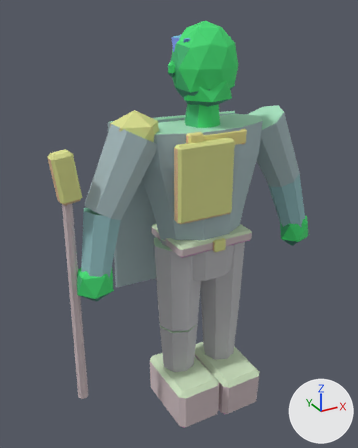
The glTF model assets/exports/npc/npc_raider_down_r_v01.glb, before and after one commit.
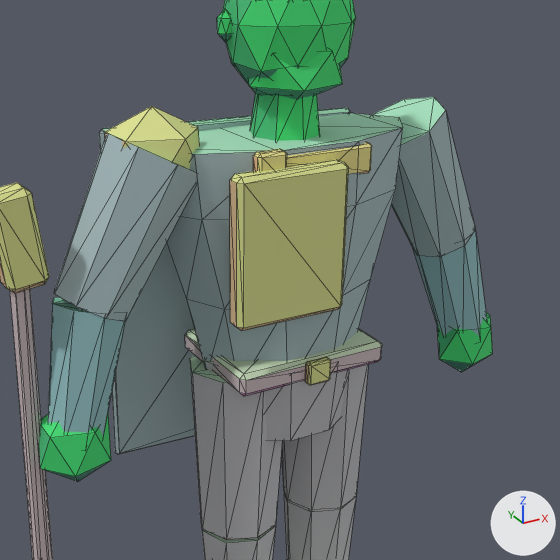
There are two pictures of each version: one whole from a 50 mm lens placed at (-1.212, -1.978, 2.084), pointed at (-0.093, 0.056, 1.067), one close up on the part from 16% to 96% of the width and 12% to 76% of the height. Arrows for +X, +Y and +Z are at lower right; the lights stay in place. The last two pictures show the newer version. The close-ups show mesh edges as thin lines. Vertices at exactly the same position are counted once.

The first close-up shows 'GEO_npc_raider_down_r_v01'.
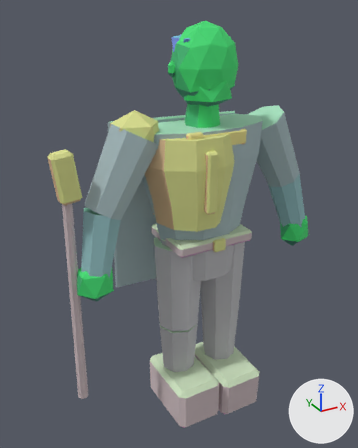
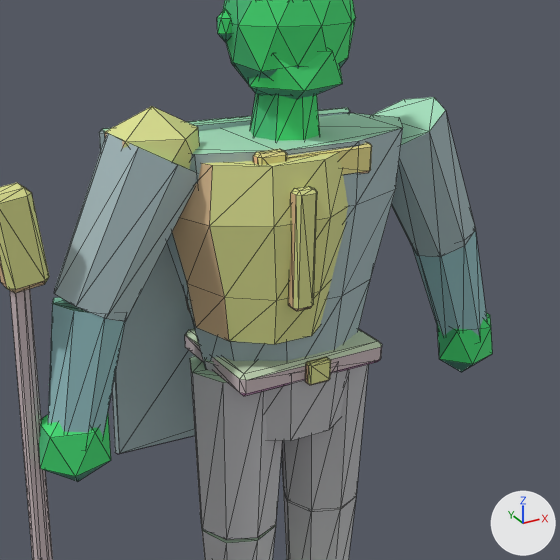
Where the change shows, as pixel boxes (x1, y1, x2, y2) in the close-ups (560 x 560 px; the box of a moved part takes in the faces that stretch with it):
part 1 of me_geo_npc_raider_down_r_v01, moved or reshaped: before (230, 160, 348, 331); after (288, 186, 317, 311)
part 2 of me_geo_npc_raider_down_r_v01, added: after (172, 153, 348, 344)

The change in detail:
me_geo_npc_raider_down_r_v01 is used by ob_geo_npc_raider_down_r_v01; location (0.0, 0.0, 0.0).
me_geo_npc_raider_down_r_v01 had 564 vertices, 1012 faces and spanned x -0.73..0.68, y -0.27..0.26, z -0.01..2.03.
me_geo_npc_raider_down_r_v01 now has 604 vertices, 1088 faces and spans x -0.73..0.68, y -0.27..0.26, z -0.01..2.03.
me_geo_npc_raider_down_r_v01 part 1: the loose piece of 24 vertices spanning x -0.23..0.05, y -0.2..-0.15, z 1.18..1.55 is scaled about its middle by (0.159, 0.727, 0.795), then moved by (0.01, -0.04, 0.0).
me_geo_npc_raider_down_r_v01 part 2: a new loose piece of 40 vertices spanning x -0.32..0.16, y -0.22..0.19, z 1.13..1.56, in mat_mat_npc_indexed.
